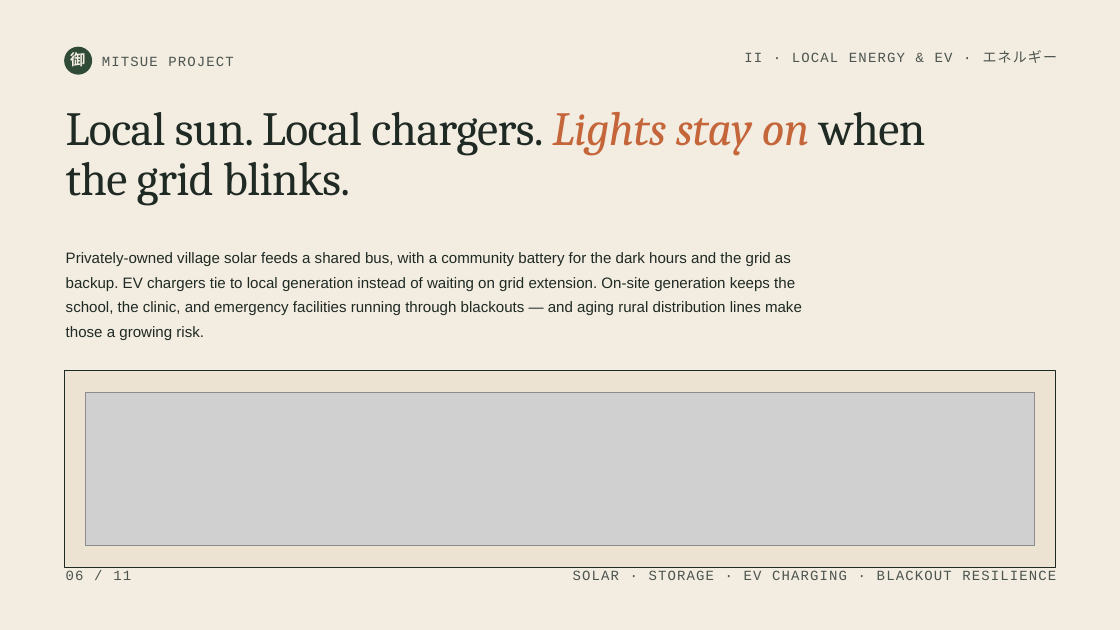
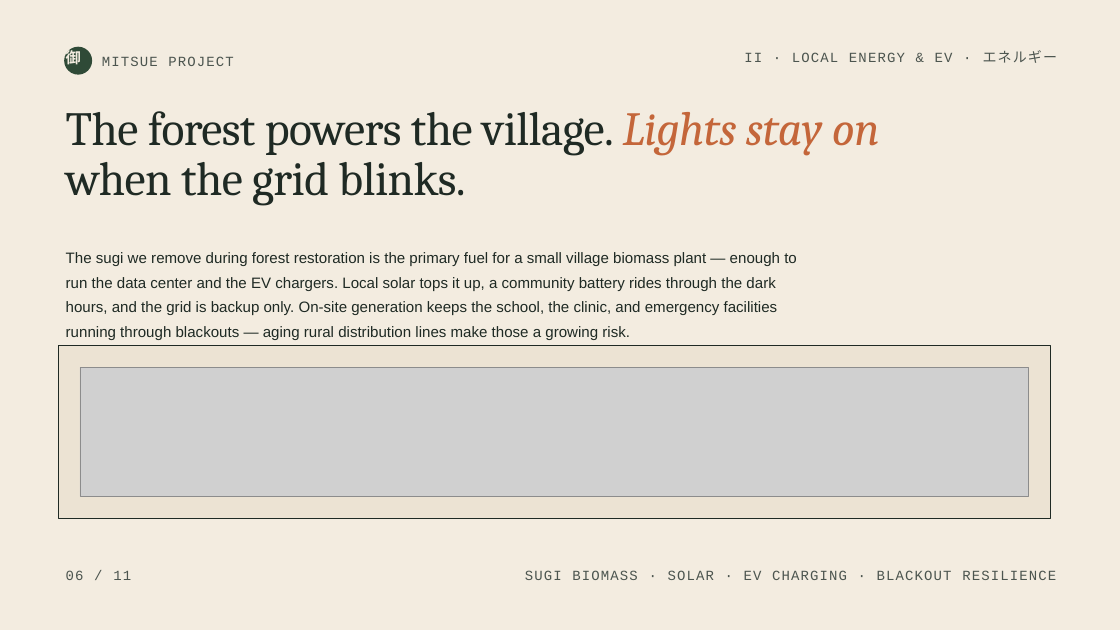
Before and after one commit to robouden/mitsue-ai-data-center, a slide deck: slide 6 of Mitsue Project Presentation.pptx. Drawn at 1120x630 pixels with LibreOffice and Linux fonts; fonts in the diff are those of the drawing; grey boxes stand for pictures. Boxes give left, top, right and bottom in pixels: in the first picture for what was removed or moved away, otherwise in the second. Text is boxed around its words. In the diff, an @@ line names an element or a change of style, - is before the commit and + after.

```diff
--- a/Mitsue Project Presentation.pptx
+++ b/Mitsue Project Presentation.pptx
@@ text "御": place and size @@
-text "御" at [70,50,85,70]
+text "御" at [66,48,81,68]
@@ text at [66,111,880,206]: text changed @@
-Local sun. Local chargers. Lights stay on when the grid blinks.
+The forest powers the village. Lights stay on when the grid blinks.
@@ text at [66,252,797,340]: text changed @@
-Privately-owned village solar feeds a shared bus, with a community battery for the dark hours and the grid as backup. EV chargers tie to local generation instead of waiting on grid extension. On-site generation keeps the school, the clinic, and emergency facilities running through blackouts — and aging rural distribution lines make those a growing risk.
+The sugi we remove during forest restoration is the primary fuel for a small village biomass plant — enough to run the data center and the EV chargers. Local solar tops it up, a community battery rides through the dark hours, and the grid is backup only. On-site generation keeps the school, the clinic, and emergency facilities running through blackouts — aging rural distribution lines make those a growing risk.
@@ rectangle: place and size @@
-rectangle at [64,371,1056,567]
+rectangle at [58,346,1050,518]
@@ picture: place and size @@
-picture at [86,393,1034,545]
+picture at [80,367,1029,496]
@@ text at [525,570,1056,580]: text changed @@
-SOLAR · STORAGE · EV CHARGING · BLACKOUT RESILIENCE
+SUGI BIOMASS · SOLAR · EV CHARGING · BLACKOUT RESILIENCE
```
Also in this commit, not shown: 10 other slides changed, 42 other files.
